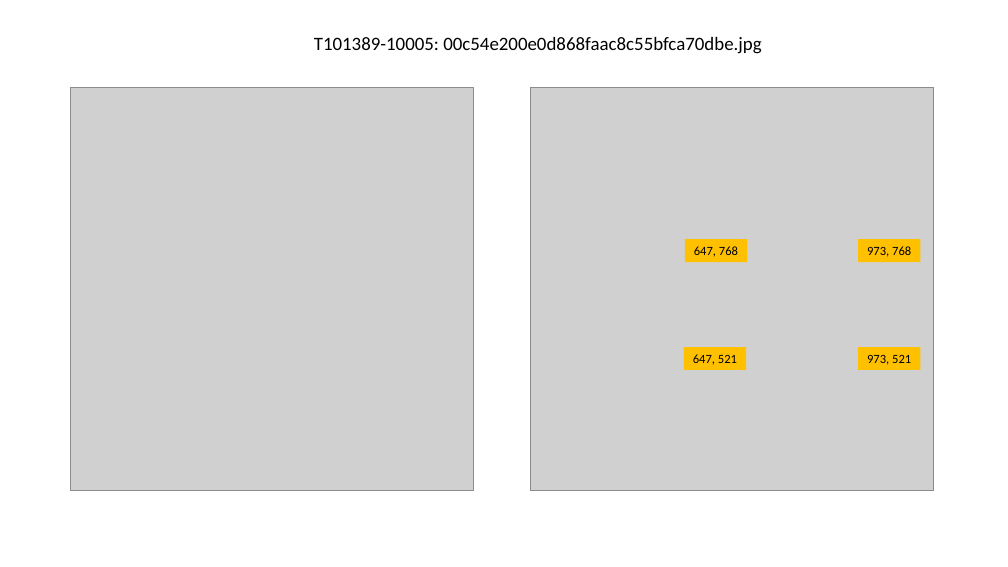
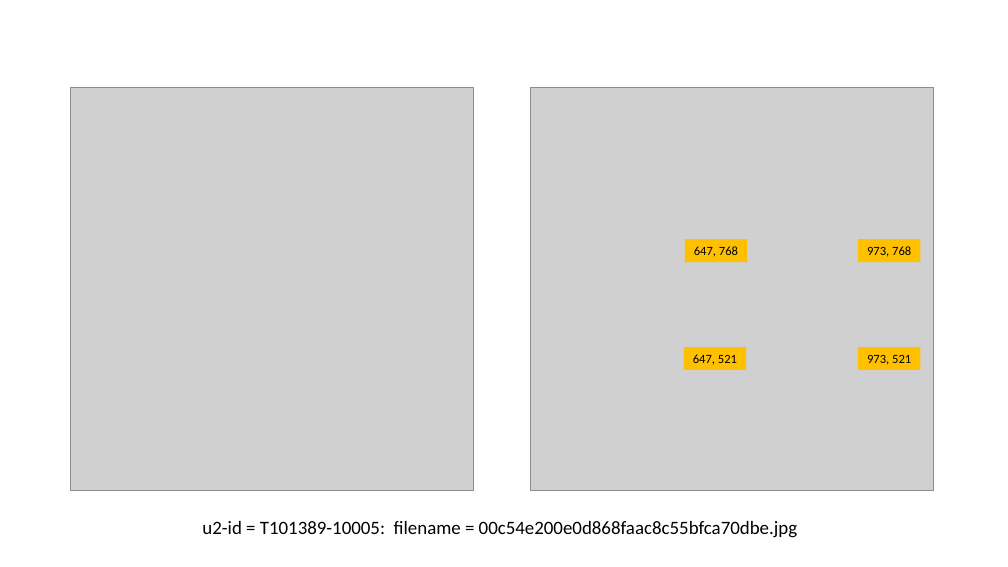
Before and after one commit to drfranknlee/udc-for-image-analytics, a slide deck: slide 17 of scenario2/recording/T101389-Scenario2-v20210920.pptx. Drawn at 1008x567 pixels with LibreOffice and Linux fonts; fonts in the diff are those of the drawing; grey boxes stand for pictures. Boxes give left, top, right and bottom in pixels: in the first picture for what was removed or moved away, otherwise in the second. Text is boxed around its words. In the diff, an @@ line names an element or a change of style, - is before the commit and + after.

```diff
--- a/scenario2/recording/T101389-Scenario2-v20210920.pptx
+++ b/scenario2/recording/T101389-Scenario2-v20210920.pptx
@@ text at box(202, 521, 797, 538): text changed @@
-T101389-10005: 00c54e200e0d868faac8c55bfca70dbe.jpg
+u2-id = T101389-10005: filename = 00c54e200e0d868faac8c55bfca70dbe.jpg
```
Also in this commit, not shown: 4 other files.
